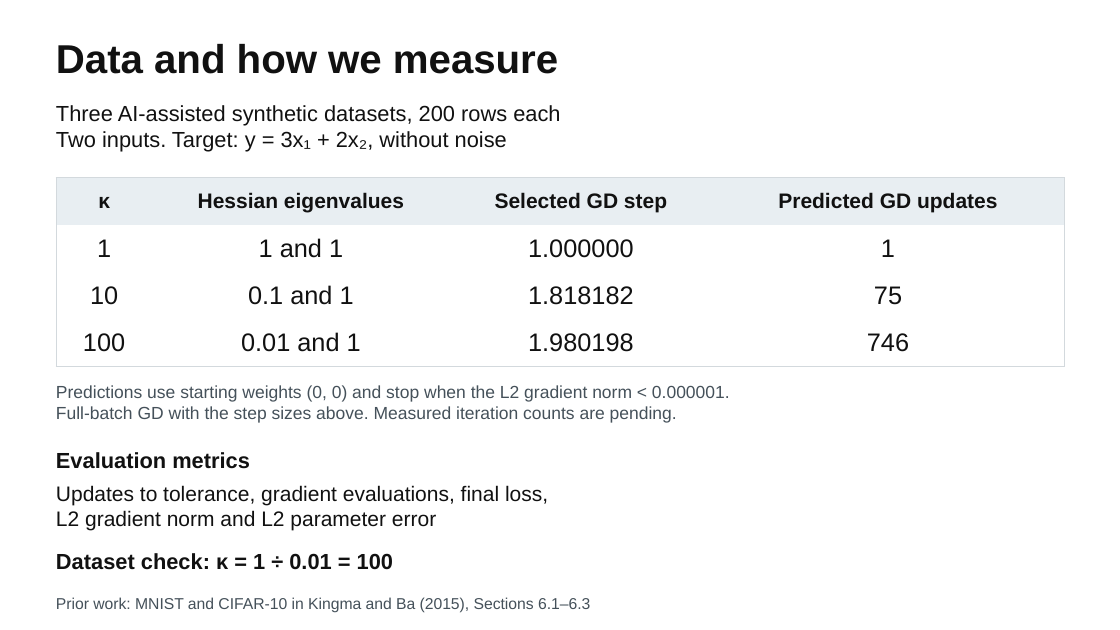
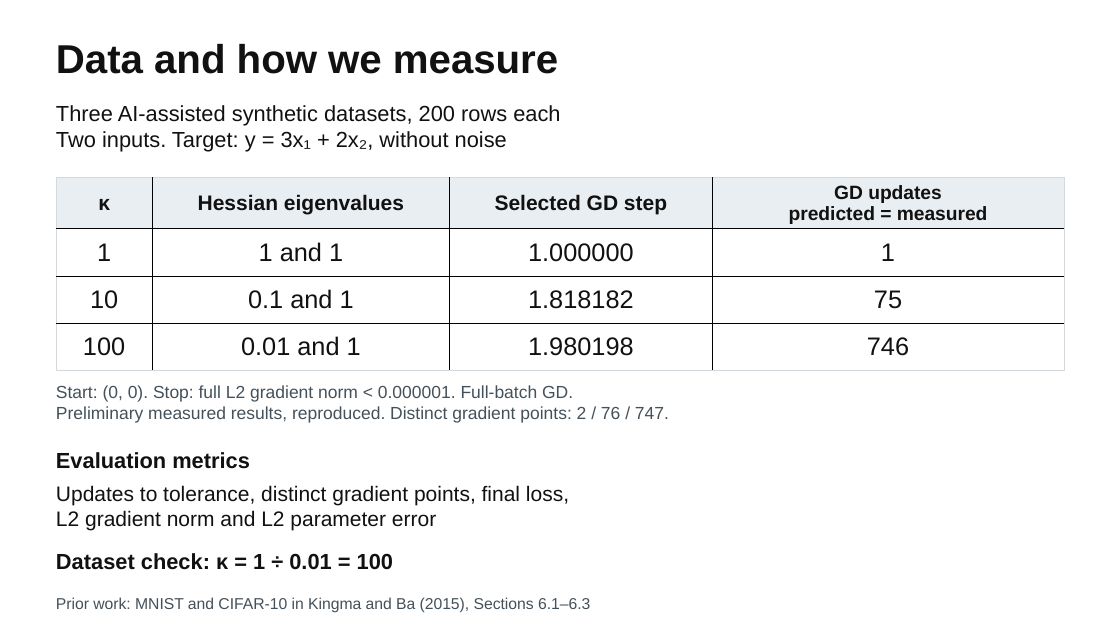
Before and after one commit to priyavenugopalnair-debug/group7-optimizers, a slide deck: slide 1 of slides/Varuna_Group_slide3.pptx. Drawn at 1120x630 pixels with LibreOffice and Linux fonts; fonts in the diff are those of the drawing. Boxes give left, top, right and bottom in pixels: in the first picture for what was removed or moved away, otherwise in the second. Text is boxed around its words. In the diff, an @@ line names an element or a change of style, - is before the commit and + after.

Commit message:
Update Varuna slide with measured GD results

```diff
--- a/slides/Varuna_Group_slide3.pptx
+++ b/slides/Varuna_Group_slide3.pptx
@@ table at [56,177,1065,366] @@
-row 1, column 4: Predicted GD updates
+row 1, column 4: GD updates / predicted = measured
@@ borders changed @@
@@ text at [56,385,669,423]: text changed @@
-Predictions use starting weights (0, 0) and stop when the L2 gradient norm < 0.000001.
-Full-batch GD with the step sizes above. Measured iteration counts are pending.
+Start: (0, 0). Stop: full L2 gradient norm < 0.000001. Full-batch GD.
+Preliminary measured results, reproduced. Distinct gradient points: 2 / 76 / 747.
@@ text at [56,485,569,506]: text changed @@
-Updates to tolerance, gradient evaluations, final loss,
+Updates to tolerance, distinct gradient points, final loss,
```
